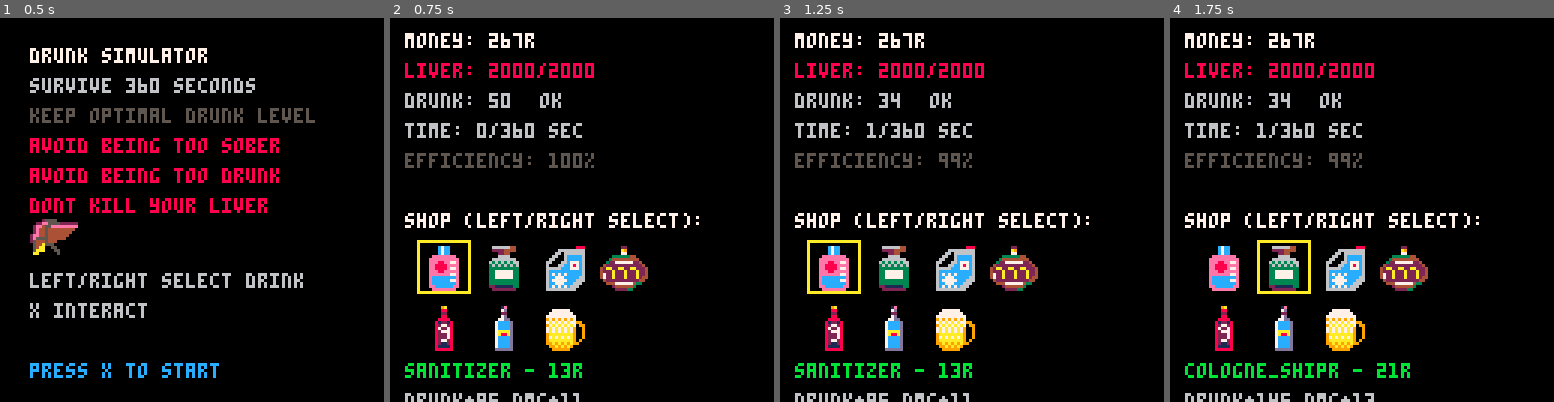
Above: before the commit, frames 1-4 (left to right).
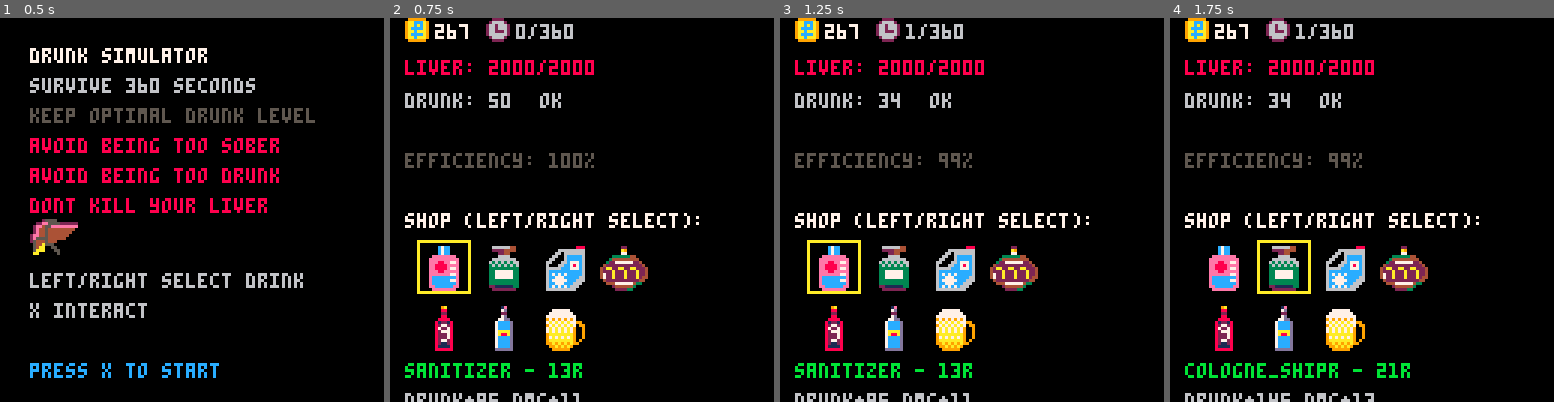
Above: after the commit, the same moments.

Repository: fritzlolpro/picopico
Game: PICO-8 cartridge carts/drunk.p8
The game is run twice, just before and just after one commit, with the same random seed, the same clock (stepped at 60 frames per second) and the same inputs.
Inputs:
- Up to frame 1 (0.5 s): no input
- Up to frame 2 (0.75 s): tap O (Z key) at 0.7 s
- Up to frame 3 (1.25 s): no input
- Up to frame 4 (1.75 s): hold Right from 1.6 s (still down); tap O (Z key) at 1.7 s

Frame 1 is identical in both runs. In frame 2, 3.0% of the frame differs, in the area x 3-54%, y 0-32%; in frame 3, 3.0%; in frame 4, 3.0%.

Commit message:
enhance game UI by adding money and time sprites in the display

Diff:
--- a/carts/drunk.p8
+++ b/carts/drunk.p8
@@ -628,17 +628,24 @@
         draw_minigame()
         return
     end
-
+    local first_row_text_y = 2
+    local first_row_sprite_y = 0
     -- Main information
-    print("money: " .. money .. "r", 5, 5, 7)
-    print("liver: " .. flr(liver_health) .. "/" .. flr(base_liver_health + max_liver_bonus), 5, 15, 8)
+    local money_id = 52
+    spr(money_id, 5, first_row_sprite_y)
+    print(money, 15, first_row_text_y, 7)
+
+    local time_id = 54
+    spr(time_id, 32, first_row_sprite_y)
+    print(total_seconds .. "/" .. game_duration, 42, first_row_text_y, 6)
+
+    print("liver: " .. flr(liver_health) .. "/" .. flr(base_liver_health + max_liver_bonus), 5, first_row_text_y + 12, 8)
 
     -- Intoxication with color indication
     local intox_color = get_intoxication_color()
     print("drunk: " .. flr(intoxication), 5, 25, intox_color)
     print(get_intoxication_status(), 50, 25, intox_color)
 
-    print("time: " .. total_seconds .. "/" .. game_duration .. " sec", 5, 35, 6)
 
     -- Efficiency progression
     local effectiveness = flr((1 - (tolerance_factor * total_seconds)) * 100)
